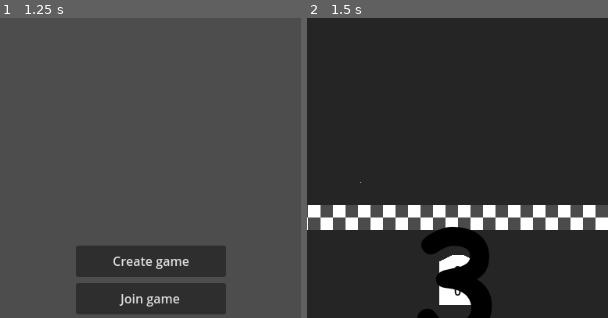
Above: before the commit, frames 1-2 (left to right).
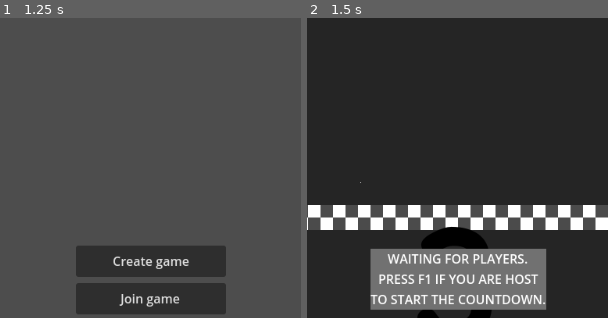
Above: after the commit, the same moments.

Repository: Tab-e-n/web-racing-game
Game: Godot game, scene res://menu.tscn
Two runs of this game, one before a commit and one after it. Both use one fixed random seed, a clock stepped at 60 frames per second and the inputs below.
Inputs (mouse positions are % of the whole screen's width and height, from its top left):
- Up to frame 1 (1.25 s): click (34, 61) at 0.52 s; type "12" at 0.6 s; click (34, 66) at 0.75 s; type "Alex" at 0.83 s
- Up to frame 2 (1.5 s): click "Create game" at 1.25 s
The pictures show only the part of the screen within x 9-59%, y 6-56%; the shares and areas given below are measured in that part.

Frame 1 is identical in both runs. In frame 2, 12% of the frame differs, in the area x 20-80%, y 77-98%.

Commit message:
Waiting for players, player lap info, road width change

Diff:
--- /dev/null
+++ b/Objects/GameplayObjects/road_width_change.tscn
@@ -0,0 +1,15 @@
+[gd_scene load_steps=4 format=3 uid="uid://dk3wy4a4pb5la"]
+
+[ext_resource type="Texture2D" uid="uid://dwmsjpkb8rgch" path="res://Textures/placeholder_track.png" id="1_av4l5"]
+[ext_resource type="Script" path="res://Scripts/road_width_change.gd" id="2_3lkig"]
+[ext_resource type="PackedScene" uid="uid://cv88uov3uxp48" path="res://Objects/GameplayObjects/asphalt.tscn" id="3_0ni4i"]
+
+[node name="Road_Change" type="Line2D"]
+points = PackedVector2Array(0, 0, 0, -256)
+width = 512.0
+texture = ExtResource("1_av4l5")
+texture_mode = 1
+script = ExtResource("2_3lkig")
+
+[node name="Asphalt" parent="." instance=ExtResource("3_0ni4i")]
+modulate = Color(1, 1, 1, 0.501961)
--- a/Scripts/Netcode.gd
+++ b/Scripts/Netcode.gd
@@ -25,7 +25,9 @@
 var player_info = {
 	"name": "Name",
 	"palette" : 0,
-	"time" : -1,
+	"time" : 0,
+	"laps" : 0,
+	"finished" : false,
 }
 var players_loaded = []
 var is_a_player : bool = true
@@ -40,6 +42,8 @@
 
 var votes : Array = []
 var vote_options : Array = ["test_scene","test_scene","test_scene","test_scene"]
+
+var temp_start_countdown = true
 
 
 func _ready():
@@ -68,12 +72,15 @@
 			if vote_timer > 0:
 				vote_timer -= delta
 				if vote_timer <= 0:
-					start_new_round()
+					do_a_new_round()
 
 			if players_loaded.size() == players.size():
 				players_loaded = []
 				start_countdown.rpc()
 
+			if Input.is_action_just_pressed("F1") and temp_start_countdown:
+				start_countdown()
+				temp_start_countdown = false
 #			print("server")
 
 
@@ -96,7 +103,7 @@
 
 	players[1] = player_info
 	player_connected.emit(1, player_info)
-	call_deferred("start_countdown")
+#	call_deferred("start_countdown")
 
 
 func remove_multiplayer_peer():
@@ -129,7 +136,7 @@
 	become_spectator()
 
 
-func start_new_round():
+func do_a_new_round():
 	print("new round")
 	end_of_race_timeout = 0
 	vote_timer = 0
@@ -146,7 +153,7 @@
 		call_deferred("set", "current_track_name", track_name)
 		track_name = ""
 	current_track_name = track_name
-	send_time.rpc(-1)
+	send_time.rpc(0, false, 0)
 	if not multiplayer.is_server():
 		map_loaded.rpc_id(1)
 	else:
@@ -161,6 +168,8 @@
 		players_loaded.append(peer_id)
 
 
+# This will start the race. Usually it gets called automatically,
+# But it needs to get called manually when the lobby is created.
 @rpc("authority", "call_local", "reliable")
 func start_countdown():
 	print("starting coundown")
@@ -170,19 +179,22 @@
 
 
 @rpc("any_peer", "call_remote", "reliable")
-func send_time(time : float):
+func send_time(time : float, done : bool, laps : int = -1):
 	print(time)
 	var peer_id = multiplayer.get_remote_sender_id()
 	if players.has(peer_id):
 		players[peer_id]["time"] = time
-	if multiplayer.is_server() and time != -1:
+		if laps != -1:
+			players[peer_id]["laps"] = laps
+		players[peer_id]["finished"] = done
+	if multiplayer.is_server() and done:
 		end_of_race_timeout = END_OF_RACE_TIMEOUT
-		check_player_times()
-
-
-func check_player_times():
+		check_player_finish()
+
+
+func check_player_finish():
 	for i in players:
-		if players[i]["time"] == -1:
+		if not players[i]["finished"]:
 			print(players)
 			return
 	racing_finished()
@@ -190,16 +202,22 @@
 
 func _on_race_finished(race_timer):
 	print("i finished")
-	send_time.rpc(race_timer)
+	send_time.rpc(race_timer, true)
 	if multiplayer.is_server():
 		print(race_timer)
 		if players.has(1):
 			players[1]["time"] = race_timer
+			players[1]["laps"] = 0
+			players[1][["finished"]] = false
 		end_of_race_timeout = END_OF_RACE_TIMEOUT
-		check_player_times()
-
-
-# This is the function that the ui can call when the player
+		check_player_finish()
+
+
+func _on_lap_finished(race_timer, lap):
+	send_time.rpc(race_timer, false, lap)
+
+
+# This is the function that the UI can call when the player
 # chooses the vote option. It can be called multiple times,
 # only the most recent vote will count.
 func vote_map(vote):
@@ -209,7 +227,7 @@
 @rpc("any_peer", "call_remote", "reliable")
 func send_map_vote(vote):
 	var peer_id = multiplayer.get_remote_sender_id()
-	if vote < 0 or vote > 3:
+	if vote < 0 or vote > NUMBER_OF_VOTE_OPTIONS:
 		return
 	votes[peer_id] = vote
 
--- a/Scripts/gameplay.gd
+++ b/Scripts/gameplay.gd
@@ -64,6 +64,7 @@
 	current_lap += 1
 	if current_lap != lap_count:
 		lap_finished.emit(current_lap)
+		Net._on_lap_finished(race_timer, current_lap)
 	else:
 		race_finished.emit(race_timer)
 		Net._on_race_finished(race_timer)
--- /dev/null
+++ b/Scripts/road_width_change.gd
@@ -0,0 +1,73 @@
+extends Line2D
+
+@export var width_end = 512
+
+func _ready():
+	if not visible:
+		queue_free()
+	if points.size() > 2:
+		queue_free()
+
+	width_curve = Curve.new()
+	width_curve.add_point(Vector2(0, 1))
+	width_curve.add_point(Vector2(1, width_end / width))
+
+	var a : float = points[1].x - points[0].x
+	var b : float = points[1].y - points[0].y
+	var point_distance : float = sqrt(a*a + b*b)
+	var points_angle : float = incos(b/point_distance, a)
+
+#	print(points_angle)
+#	var angle = Sprite2D.new()
+#	angle.texture = preload("res://Textures/debug_vector.png")
+#	angle.offset.y = -32
+#	angle.rotation = points_angle
+#	add_child(angle)
+
+
+	var poly = [points[0], points[0], points[1], points[1]]
+	var flip = 1
+
+	if points_angle >= PI:
+		points_angle -= PI
+		flip = -1
+
+	var offset_start = width / 2 - 16
+	var offset_end = width_end / 2 - 16
+	poly[0].x += point_offset_sin(offset_start, points_angle) * flip
+	poly[0].y += point_offset_cos(offset_start, points_angle) * flip
+
+	poly[1].x -= point_offset_sin(offset_start, points_angle) * flip
+	poly[1].y -= point_offset_cos(offset_start, points_angle) * flip
+
+	poly[2].x -= point_offset_sin(offset_end, points_angle) * flip
+	poly[2].y -= point_offset_cos(offset_end, points_angle) * flip
+
+	poly[3].x += point_offset_sin(offset_end, points_angle) * flip
+	poly[3].y += point_offset_cos(offset_end, points_angle) * flip
+
+
+	var col = CollisionPolygon2D.new()
+	col.polygon = poly
+	print(poly)
+	$Asphalt.add_child(col)
+#	var pol = Polygon2D.new()
+#	pol.polygon = poly
+#	$Asphalt.add_child(pol)
+
+
+func point_offset_cos(offset : float, angle : float):
+	return offset * cos((PI / 2) - angle)
+
+
+func point_offset_sin(offset : float, angle : float):
+	return offset * sin((PI / 2) - angle)
+
+
+func incos(n : float, x : float):
+	var angle = acos(n)
+	if x >= 0:
+		angle = PI - angle
+	if x < 0:
+		angle += PI
+	return angle
--- a/gameplay.tscn
+++ b/gameplay.tscn
@@ -6,6 +6,16 @@
 [ext_resource type="PackedScene" uid="uid://dq4jcgjndycyl" path="res://Objects/racecar.tscn" id="1_po648"]
 [ext_resource type="PackedScene" uid="uid://buw70a4g4fxay" path="res://Objects/camera.tscn" id="4_50n4o"]
 [ext_resource type="Texture2D" uid="uid://dbebh8lkvxccl" path="res://Textures/ui/countdown/3.png" id="6_f2n8t"]
+
+[sub_resource type="StyleBoxFlat" id="StyleBoxFlat_vl44o"]
+bg_color = Color(0.443137, 0.443137, 0.443137, 1)
+
+[sub_resource type="GDScript" id="GDScript_4inib"]
+script/source = "extends Label
+
+func _physics_process(delta):
+	visible = Net.temp_start_countdown
+"
 
 [node name="gameplay" type="Node2D"]
 script = ExtResource("1_7u3yl")
@@ -56,3 +66,16 @@
 layout_mode = 2
 text = "lap: 0 / 0"
 editable = false
+
+[node name="temp" type="Label" parent="camera"]
+offset_left = -112.0
+offset_top = -40.0
+offset_right = 113.0
+offset_bottom = 38.0
+theme_override_styles/normal = SubResource("StyleBoxFlat_vl44o")
+text = "WAITING FOR PLAYERS.
+PRESS F1 IF YOU ARE HOST
+TO START THE COUNTDOWN."
+horizontal_alignment = 1
+vertical_alignment = 1
+script = SubResource("GDScript_4inib")
--- a/project.godot
+++ b/project.godot
@@ -65,6 +65,11 @@
 "events": [Object(InputEventKey,"resource_local_to_scene":false,"resource_name":"","device":-1,"window_id":0,"alt_press …(182 unchanged characters)…
 ]
 }
+F1={
+"deadzone": 0.5,
+"events": [Object(InputEventKey,"resource_local_to_scene":false,"resource_name":"","device":-1,"window_id":0,"alt_pressed":false,"shift_pressed":false,"ctrl_pressed":false,"meta_pressed":false,"pressed":false,"keycode":0,"physical_keycode":4194332,"key_label":0,"unicode":0,"echo":false,"script":null)
+]
+}
 
 [rendering]
 
Not shown: 1 places in gameplay.tscn that only renumber resources
